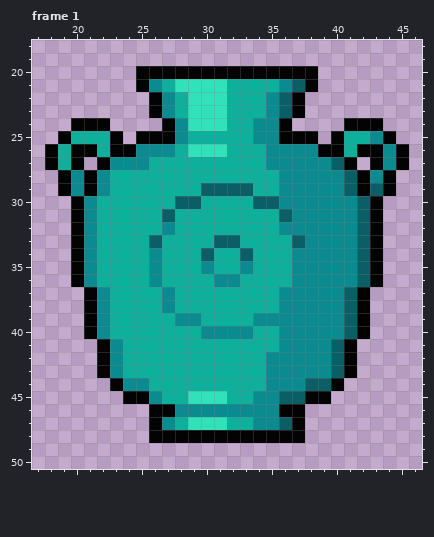
Edited in one commit: pixel-art file (graphics/small_vase.aseprite). Above, as it was before the edit.
64x64 pixels, 6 frames. Shown: frame 1: x 17..46, y 18..50.
And afterwards:
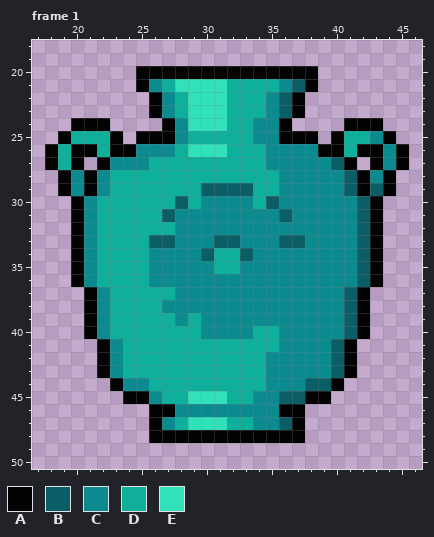
Palette (. is transparent): A #030303  B #0b5e65  C #0b8a8f  D #0eaf9b  E #30e1b9
The exact change:
Frame 1:
y 30: x 29..34 BDDDDB -> DCCCCD
y 31: x 28..35 DDDDDDDD -> CCCCCCCC
y 32: x 27..35 CDDDDDDDD -> DCCCCCCCC
y 33: x 27..30 DDDD -> BCCC; x 33..36 DDDD -> CCCB
y 34..35: x 27..29 DDD -> CCC; x 34..36 DDD -> CCC
y 36: x 27..30 DDDD -> CCCC; x 33..36 DDDD -> CCCC
y 37: x 27..35 CDDDDDDDD -> DCCCCCCCC
y 38: x 28..35 DDDDDDDD -> CCCCCCCC
y 39: x 29..33 CDDDD -> DCCCC
Where, in picture pixels (left, top, right, bottom), the same in both pictures:
changed: (162, 196, 292, 326)
